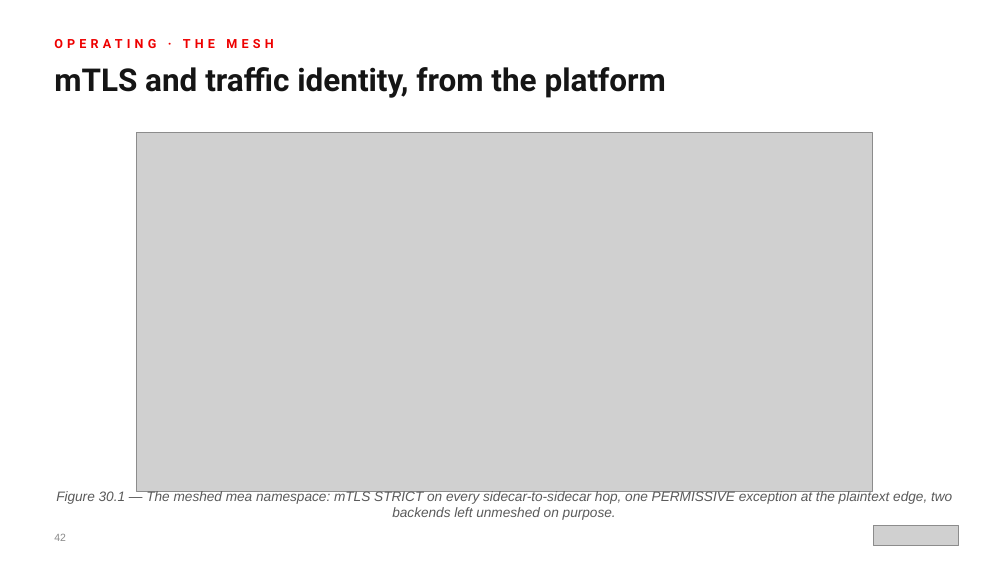
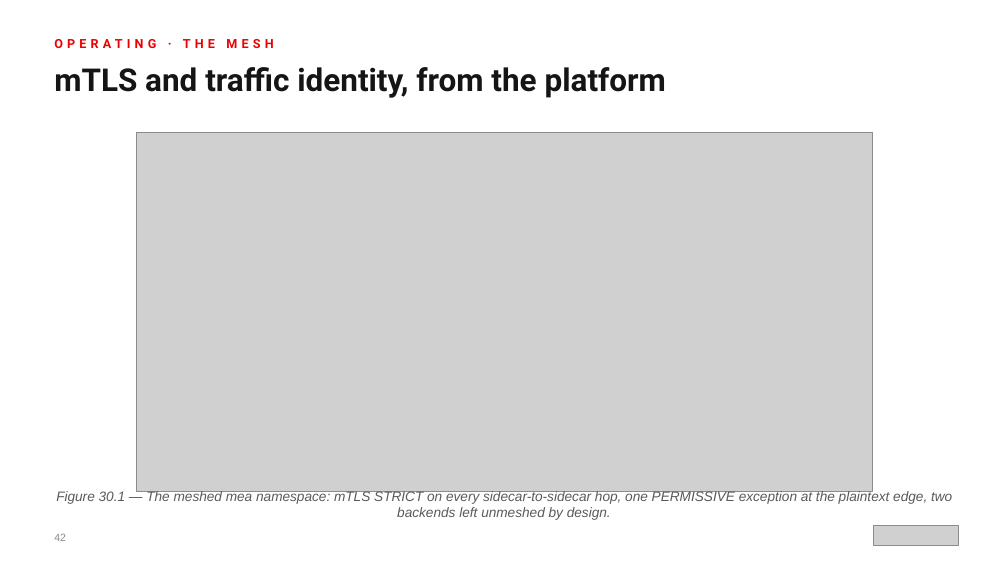
Before and after one commit to patterncatalyst/modernizing-enterprise-applications-python, a slide deck: slide 42 of presentation/modernizing-201/Modernizing-201-r1.0.pptx. Drawn at 1008x567 pixels with LibreOffice and Linux fonts; fonts in the diff are those of the drawing; grey boxes stand for pictures. Boxes give left, top, right and bottom in pixels: in the first picture for what was removed or moved away, otherwise in the second. Text is boxed around its words. In the diff, an @@ line names an element or a change of style, - is before the commit and + after.

```diff
--- a/presentation/modernizing-201/Modernizing-201-r1.0.pptx
+++ b/presentation/modernizing-201/Modernizing-201-r1.0.pptx
@@ text at (56,490,952,520): text changed @@
-Figure 30.1 — The meshed mea namespace: mTLS STRICT on every sidecar-to-sidecar hop, one PERMISSIVE exception at the plaintext edge, two backends left unmeshed on purpose.
+Figure 30.1 — The meshed mea namespace: mTLS STRICT on every sidecar-to-sidecar hop, one PERMISSIVE exception at the plaintext edge, two backends left unmeshed by design.
```
Also in this commit, not shown: 3 other slides changed, 3 other files.
